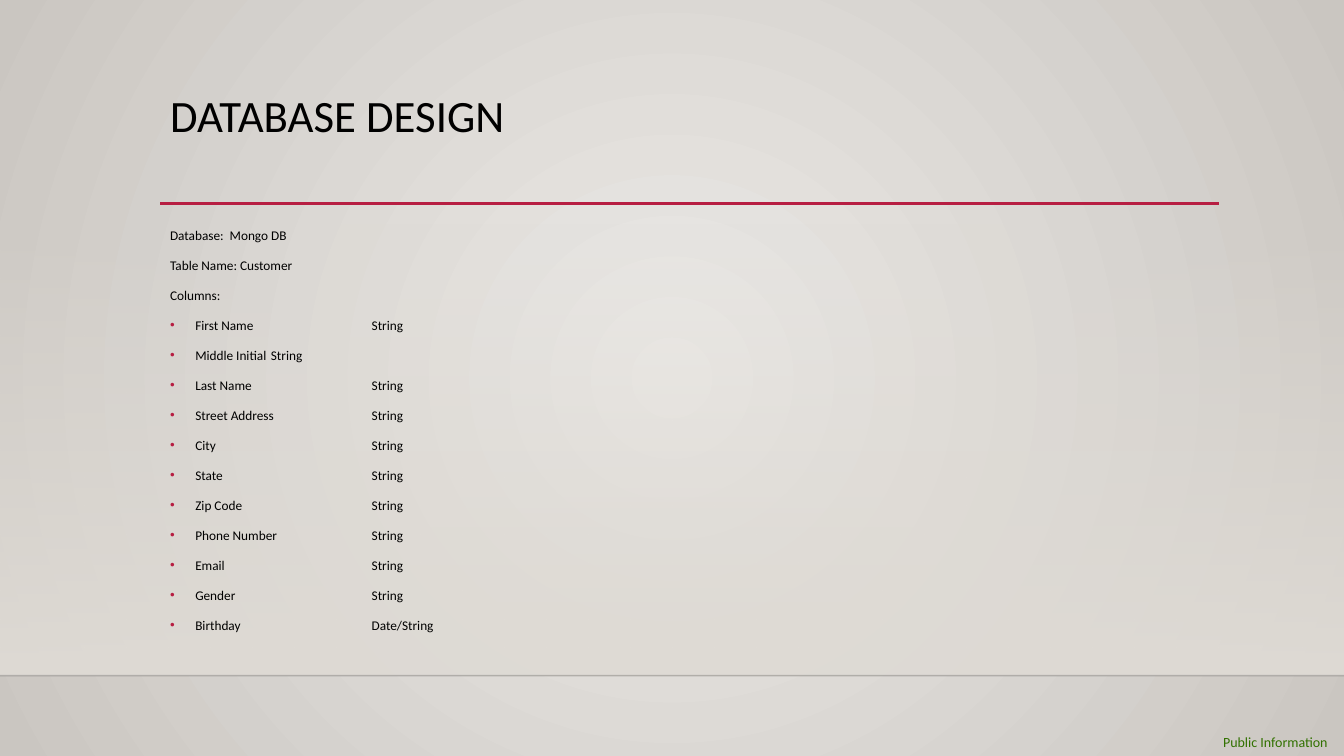
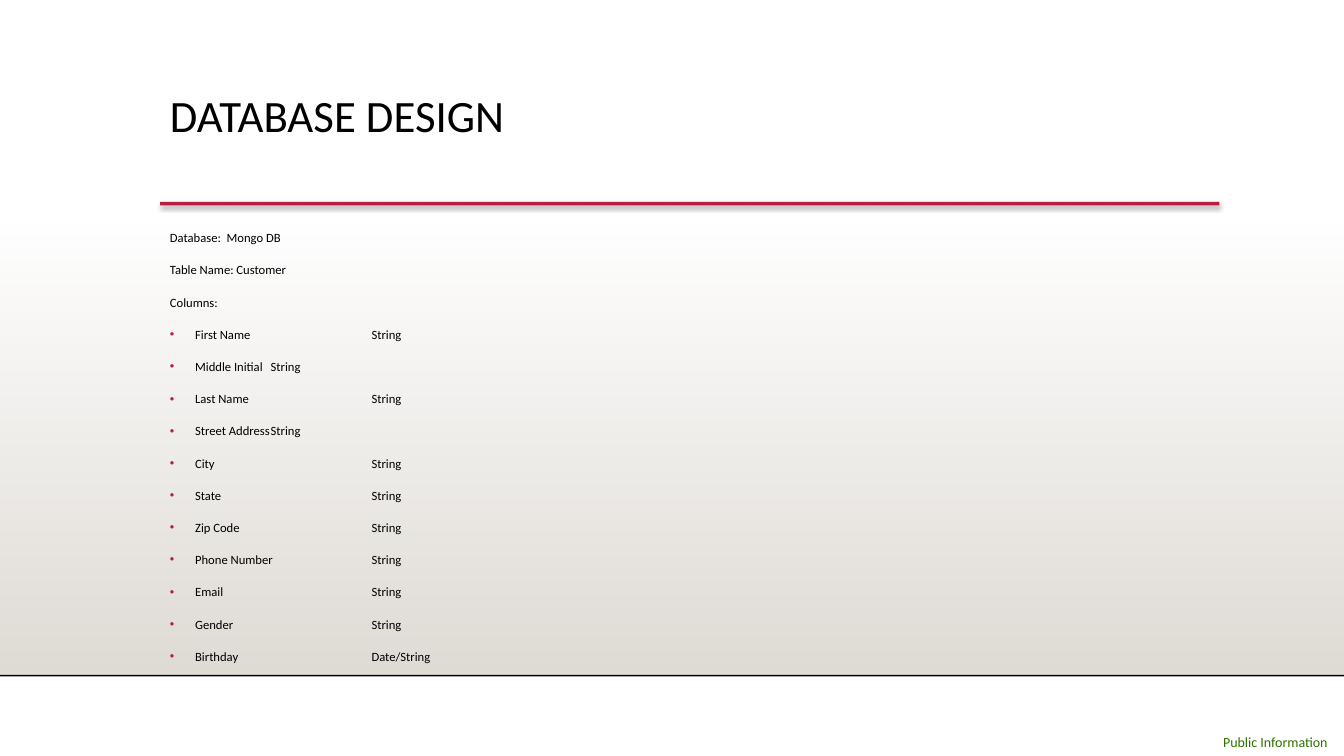
Before and after one commit to achuu126/CEMEFinalProject, a slide deck: slide 2 of CEME Team 2.pptx. Drawn at 1344x756 pixels with LibreOffice and Linux fonts; fonts in the diff are those of the drawing; background and template pictures are left out. Boxes give left, top, right and bottom in pixels: in the first picture for what was removed or moved away, otherwise in the second. Text is boxed around its words. In the diff, an @@ line names an element or a change of style, - is before the commit and + after.

```diff
--- a/CEME Team 2.pptx
+++ b/CEME Team 2.pptx
@@ background gradient #ECEAE7 to #CAC7C1 to #FFFFFF @@
@@ line (160, 204) - (1220, 204): stroke #B71E42 2.5 pt to #B71E42 2.49 pt @@
@@ text "Database: Mongo DB" at (170, 233, 431, 663): size 9.5 to 9 pt; line spacing 1 to 1.2 @@
@@ line (0, 676) - (1344, 676): stroke #000001 1 pt to #000001 0.99 pt @@
```
Also in this commit, not shown: 9 other slides changed, 1 slide added.
